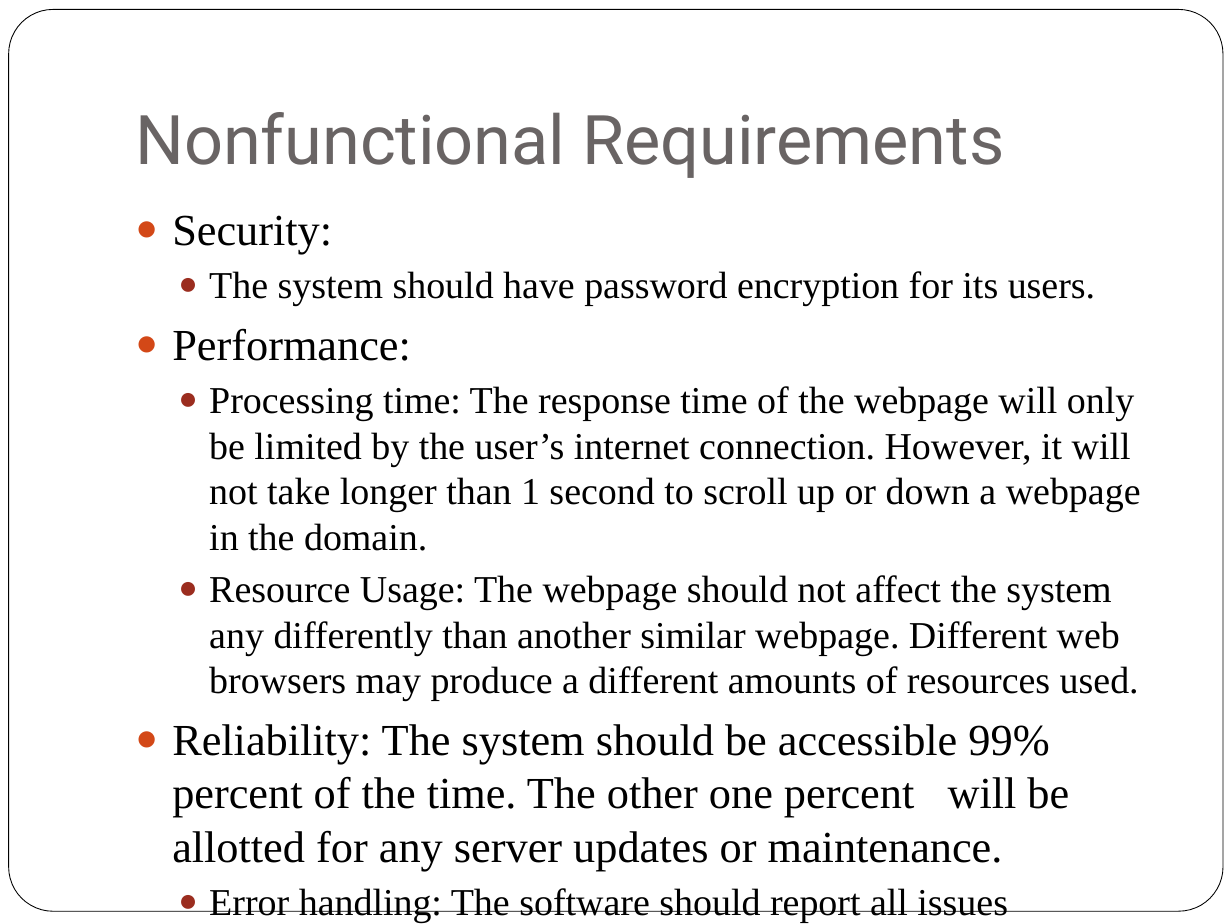
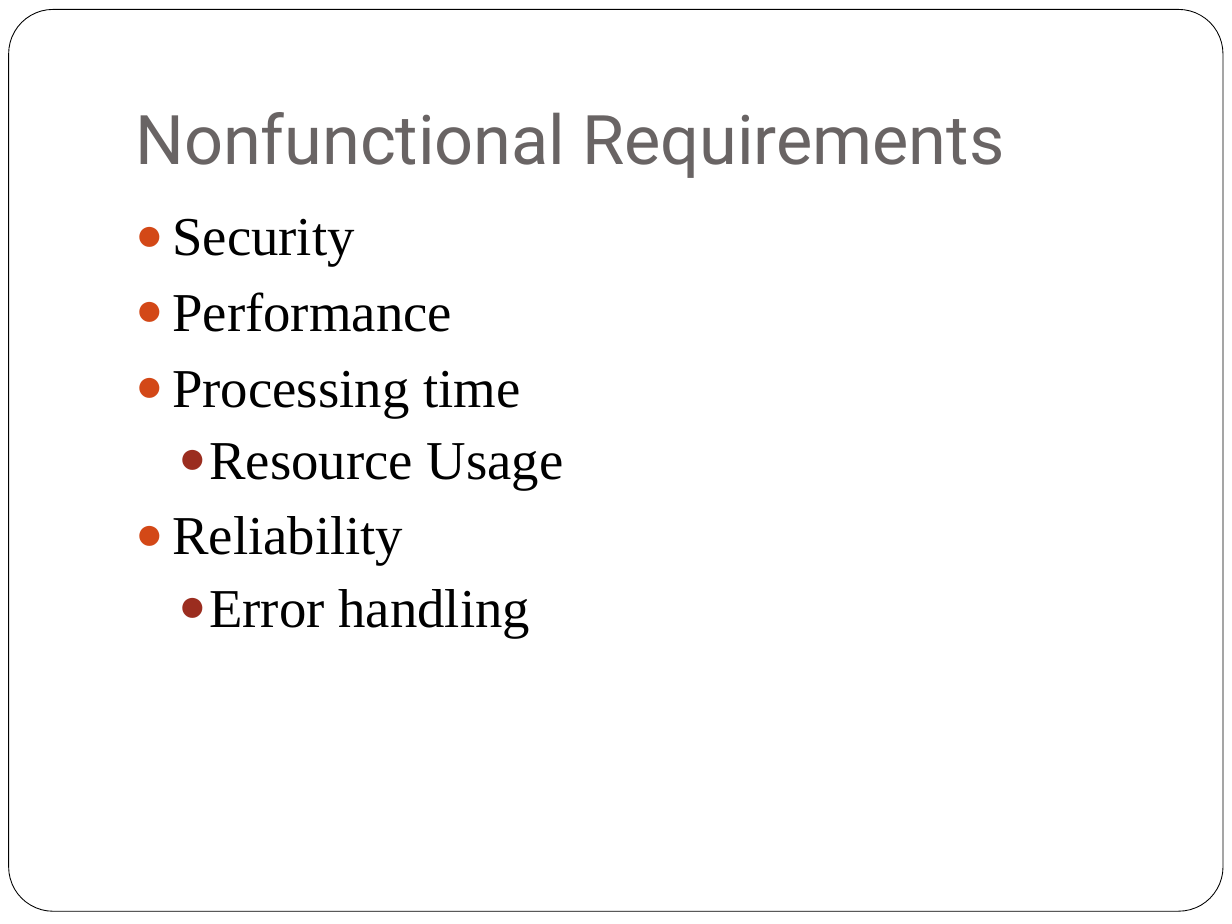
Before and after one commit to patrickbraud/CapstoneProject, a slide deck: slide 11 of Proposal/TTU CS Blog Requirements.pptx (slide 10 before the commit). Drawn at 1232x924 pixels with LibreOffice and Linux fonts; fonts in the diff are those of the drawing. Boxes give left, top, right and bottom in pixels: in the first picture for what was removed or moved away, otherwise in the second. Text is boxed around its words. In the diff, an @@ line names an element or a change of style, - is before the commit and + after.

Commit message:
updates for requirements
made updates for what I think Cong is looking for

```diff
--- a/Proposal/TTU CS Blog Requirements.pptx
+++ b/Proposal/TTU CS Blog Requirements.pptx
@@ text at <box>172,218,564,637</box>: text changed; size 22.2 to 32 pt @@
-● Security:
-  ● The system should have password encryption for its users.
-● Performance:
-  ● Processing time: The response time of the webpage will only be limited by the user’s internet connection. However, it will not take longer than 1 second to scroll up or down a webpage in the domain.
-  ● Resource Usage: The webpage should not affect the system any differently than another similar webpage. Different web browsers may produce a different amounts of resources used.
-● Reliability: The system should be accessible 99% percent of the time. The other one percent will be allotted for any server updates or maintenance.
-  ● Error handling: The software should report all issues posting/answering questions, as well as logging in.
+● Security
+● Performance
+● Processing time
+  ● Resource Usage
+● Reliability
+  ● Error handling
```
Also in this commit, not shown: 8 other slides changed, 1 slide added, 1 other file.
